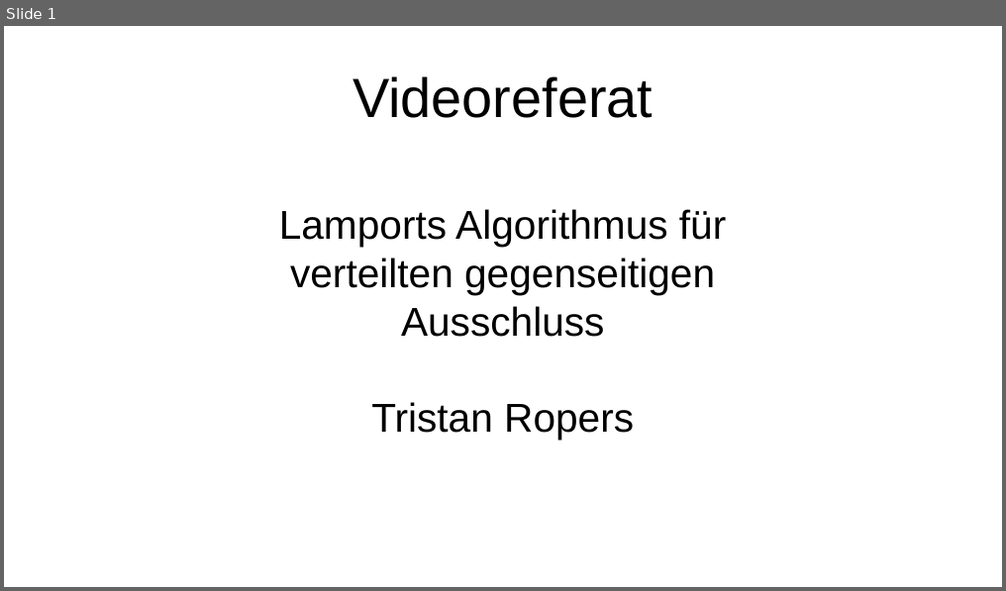
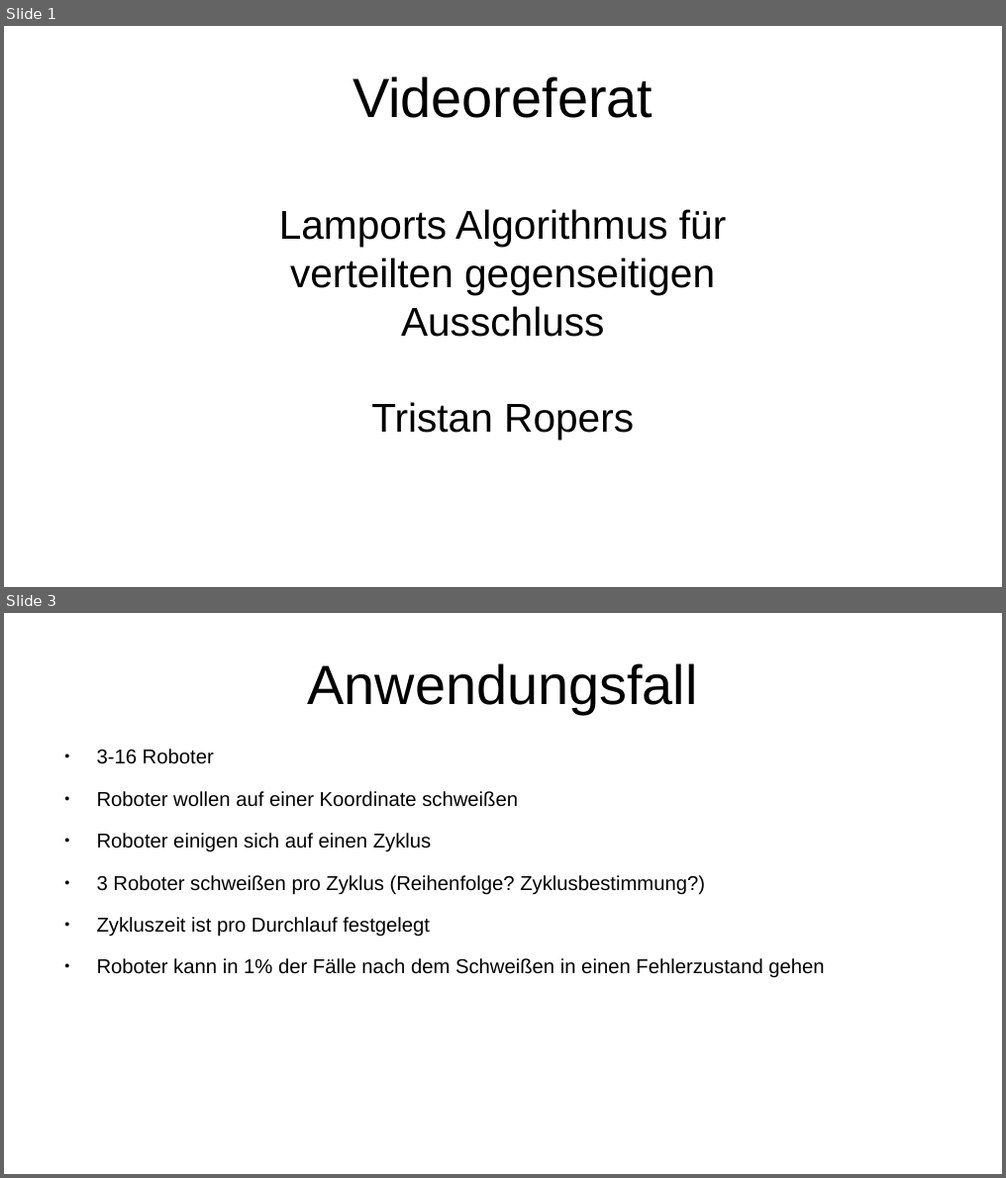
Before and after one commit to tropers/vs-wise202021-ausarbeitung, a slide deck: presentation/presentation.odp. Shown one above the other, each under a label of ours: slide 1 before the commit, slides 1 and 3 after it; the slides between them are not shown. The pictures are 1006x591 and 1006x1178 pixels, drawn with LibreOffice and Linux fonts; fonts in the diff are those of the drawing. Boxes give left, top, right and bottom in pixels: in the first picture for what was removed or moved away, otherwise in the second. Text is boxed around its words. In the diff, an @@ line names an element or a change of style, - is before the commit and + after.

```diff
--- a/presentation/presentation.odp
+++ b/presentation/presentation.odp
@@ slide 3 added at [4, 613, 1002, 1174], background #FFFFFF @@
@@ title added at [307, 663, 697, 714], 44 pt, text #000000 @@
+Anwendungsfall
@@ text added at [97, 749, 824, 978], 16 pt, text #000000 @@
+● 3-16 Roboter
+● Roboter wollen auf einer Koordinate schweißen
+● Roboter einigen sich auf einen Zyklus
+● 3 Roboter schweißen pro Zyklus (Reihenfolge? Zyklusbestimmung?)
+● Zykluszeit ist pro Durchlauf festgelegt
+● Roboter kann in 1% der Fälle nach dem Schweißen in einen Fehlerzustand gehen
```
Also in this commit, not shown: 13 other slides added, 1 slide removed, 9 other files.
